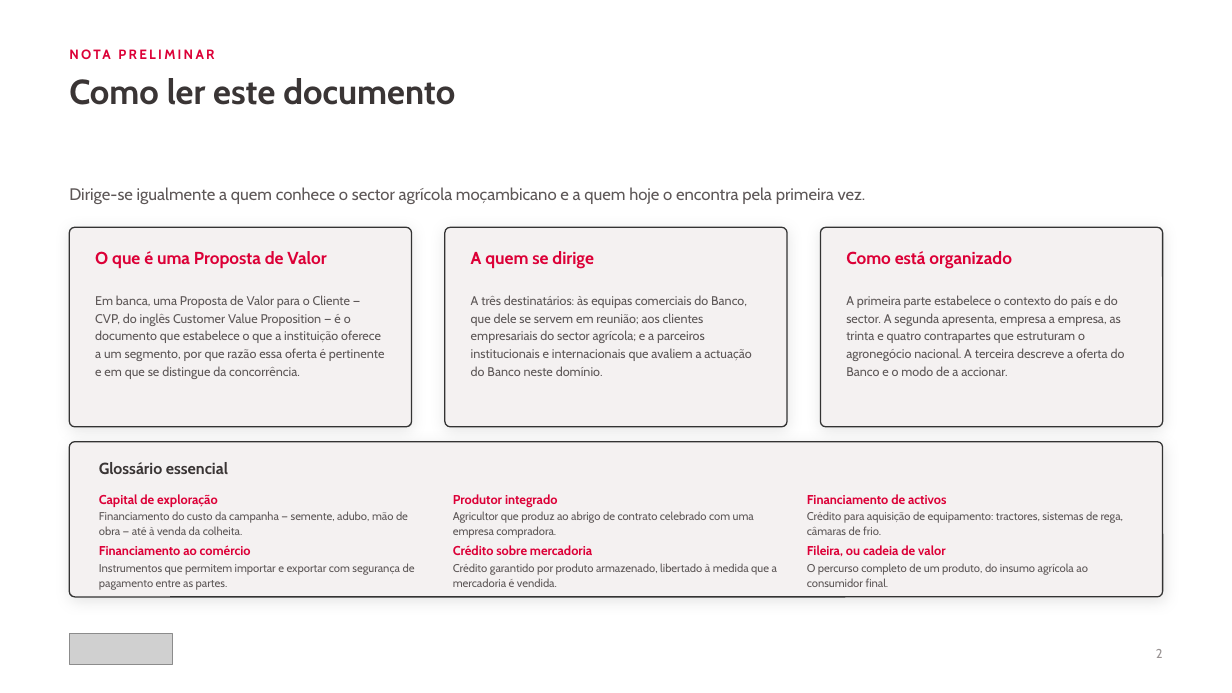
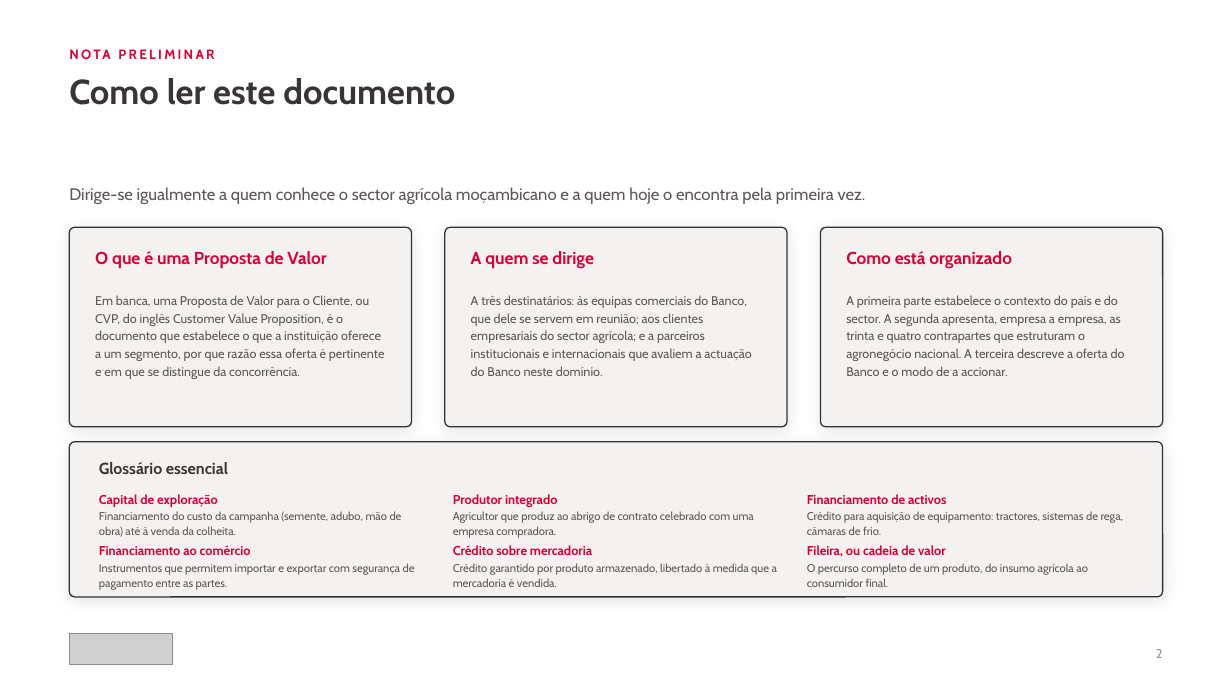
Before and after one commit to timoteomirolejr-hue/momo, a slide deck: slide 2 of cvp-agronegocios/CVP_Agronegocios_Absa_Mocambique_2026.pptx. Drawn at 1232x693 pixels with LibreOffice and Linux fonts; fonts in the diff are those of the drawing; grey boxes stand for pictures. Boxes give left, top, right and bottom in pixels: in the first picture for what was removed or moved away, otherwise in the second. Text is boxed around its words. In the diff, an @@ line names an element or a change of style, - is before the commit and + after.

```diff
--- a/cvp-agronegocios/CVP_Agronegocios_Absa_Mocambique_2026.pptx
+++ b/cvp-agronegocios/CVP_Agronegocios_Absa_Mocambique_2026.pptx
@@ text at [95,295,385,379]: text changed @@
-Em banca, uma Proposta de Valor para o Cliente — CVP, do inglês Customer Value Proposition — é o documento que estabelece o que a instituição oferece a um segmento, por que razão essa oferta é pertinente e em que se distingue da concorrência.
+Em banca, uma Proposta de Valor para o Cliente, ou CVP, do inglês Customer Value Proposition, é o documento que estabelece o que a instituição oferece a um segmento, por que razão essa oferta é pertinente e em que se distingue da concorrência.
@@ text at [99,511,402,537]: text changed @@
-Financiamento do custo da campanha — semente, adubo, mão de obra — até à venda da colheita.
+Financiamento do custo da campanha (semente, adubo, mão de obra) até à venda da colheita.
```
Also in this commit, not shown: 7 other slides changed, 1 other file.
